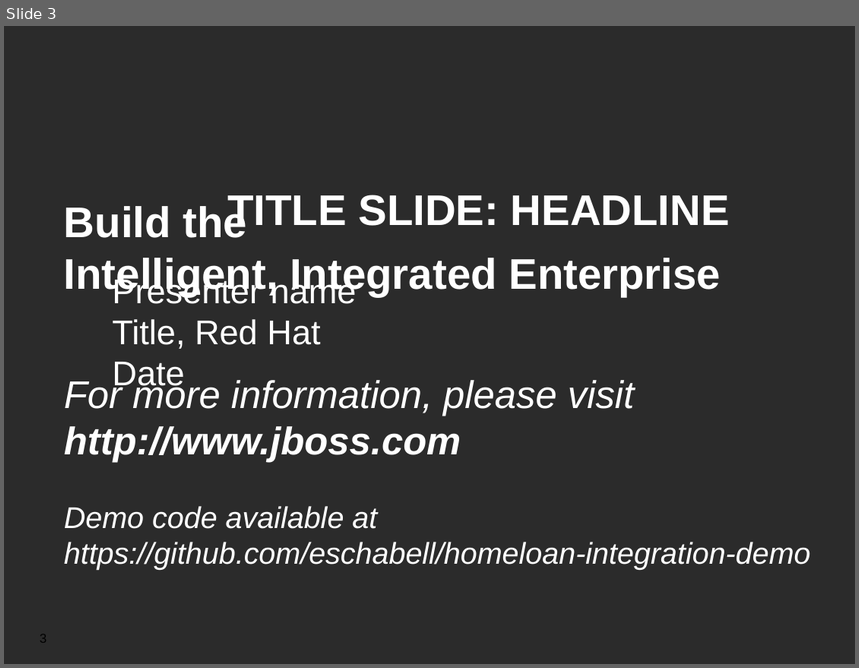
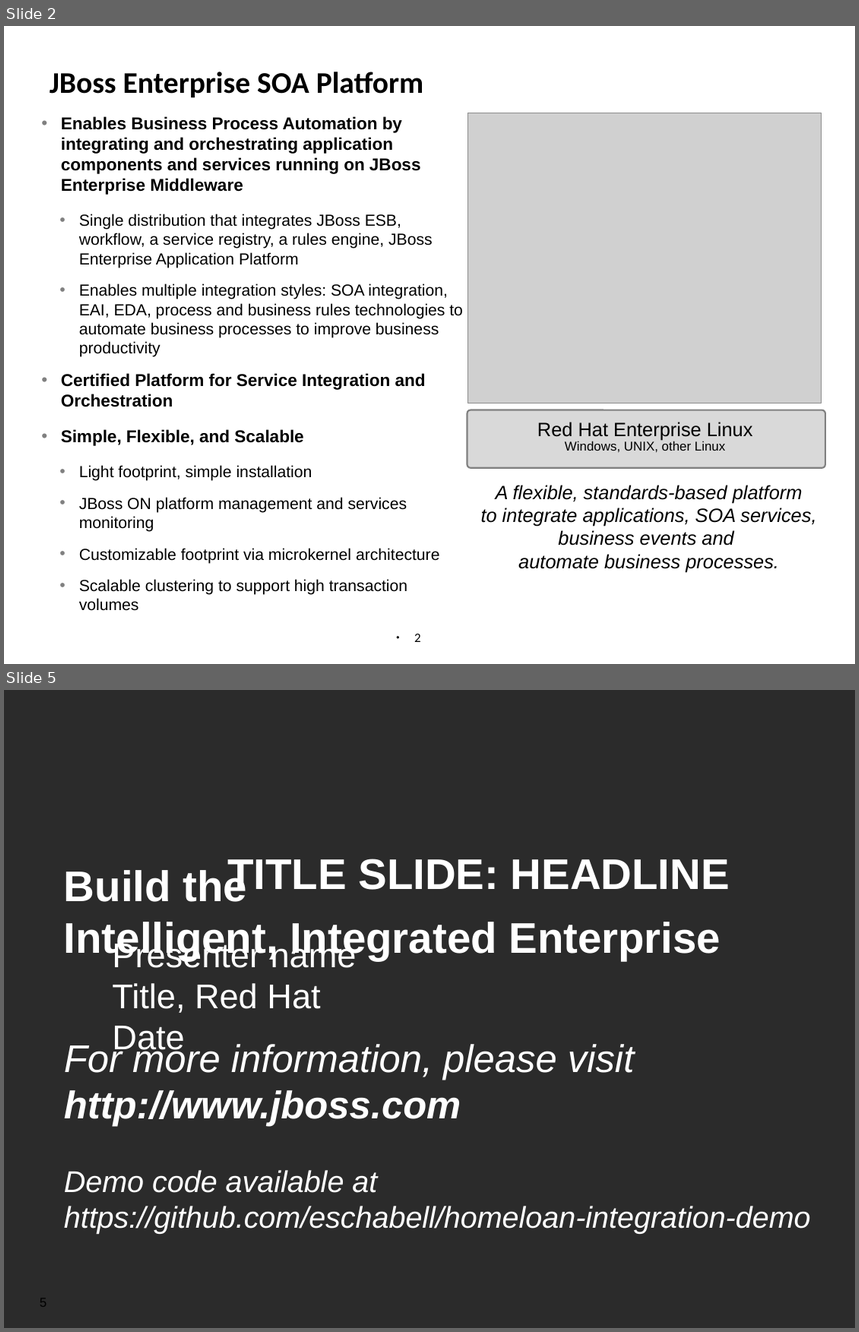
Before and after one commit to jbossdemocentral/homeloan-integration-demo, a slide deck: Demo Overview.odp. Shown one above the other, each under a label of ours: slide 3 before the commit, slides 2 and 5 after it; the slides between them are not shown. The pictures are 859x668 and 859x1332 pixels, drawn with LibreOffice and Linux fonts; fonts in the diff are those of the drawing; grey boxes stand for pictures; background and template pictures are left out; a plain dark background stands for a picture behind light text. Boxes give left, top, right and bottom in pixels: in the first picture for what was removed or moved away, otherwise in the second. Text is boxed around its words. In the diff, an @@ line names an element or a change of style, - is before the commit and + after.

```diff
--- a/Demo Overview.odp
+++ b/Demo Overview.odp
@@ slide 2 added at (x1=4, y1=26, x2=855, y2=664), background #FFFFFF @@
@@ title added at (x1=50, y1=72, x2=424, y2=98), 28 pt, text #000000, bold @@
+JBoss Enterprise SOA Platform
@@ text added at (x1=61, y1=116, x2=463, y2=595), 15 pt, text #000000 @@
+• Enables Business Process Automation by integrating and orchestrating application components and services running on JBoss Enterprise Middleware
+  • Single distribution that integrates JBoss ESB, workflow, a service registry, a rules engine, JBoss Enterprise Application Platform
+  • Enables multiple integration styles: SOA integration, EAI, EDA, process and business rules technologies to automate business processes to improve business productivity
+• Certified Platform for Service Integration and Orchestration
+• Simple, Flexible, and Scalable
+  • Light footprint, simple installation
+  • JBoss ON platform management and services monitoring
+  • Customizable footprint via microkernel architecture
+  • Scalable clustering to support high transaction volumes
@@ picture added at (x1=468, y1=113, x2=822, y2=404) @@
@@ rounded rectangle added at (x1=468, y1=411, x2=826, y2=468), fill #D9D9D9, outline #808080 1.5 pt @@
@@ text added at (x1=538, y1=422, x2=753, y2=452), 12 pt, text #000000 @@
+Red Hat Enterprise Linux
+Windows, UNIX, other Linux
@@ text added at (x1=481, y1=485, x2=816, y2=572), 18 pt, text #000000, italic @@
+A flexible, standards-based platform
+to integrate applications, SOA services,
+business events and
+automate business processes.
@@ page number added at (x1=414, y1=634, x2=421, y2=642), 12 pt, text #000000 @@
+● 2
@@ what was slide 3 is now slide 5 @@
@@ page number at (x1=40, y1=1300, x2=47, y2=1307): text changed @@
-3
+5
```
Also in this commit, not shown: 1 slide changed, 1 other slide added, 1 other file.
